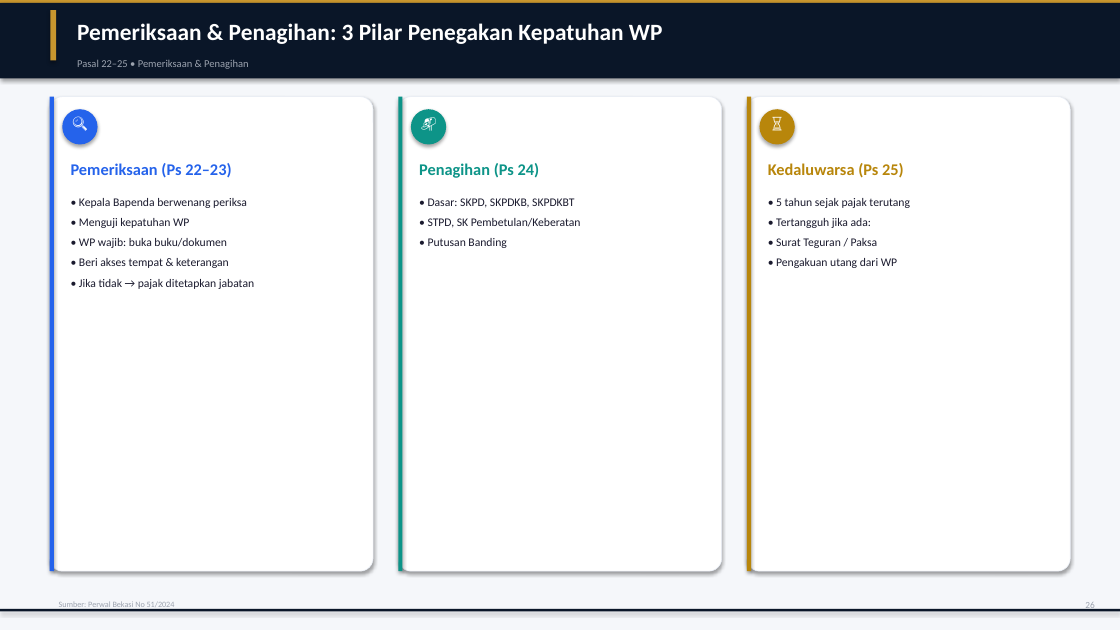
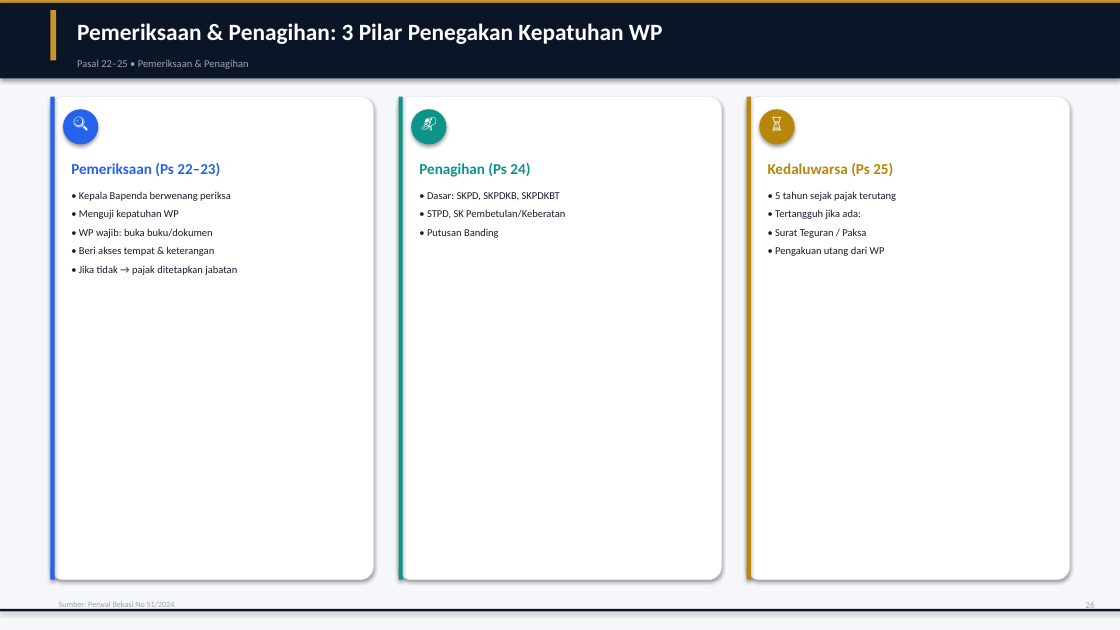
Before and after one commit to rahadiana/coba_ppt, a slide deck: slide 27 of Perwal_Bekasi_51_2024_Pajak_Reklame.pptx. Drawn at 1120x630 pixels with LibreOffice and Linux fonts; fonts in the diff are those of the drawing. Boxes give left, top, right and bottom in pixels: in the first picture for what was removed or moved away, otherwise in the second. Text is boxed around its words. In the diff, an @@ line names an element or a change of style, - is before the commit and + after.

```diff
--- a/Perwal_Bekasi_51_2024_Pajak_Reklame.pptx
+++ b/Perwal_Bekasi_51_2024_Pajak_Reklame.pptx
@@ rounded rectangle resized from (x1=50, y1=97, x2=373, y2=571) to (x1=50, y1=97, x2=373, y2=580) @@
@@ rectangle resized from (x1=50, y1=97, x2=54, y2=571) to (x1=50, y1=97, x2=55, y2=580) @@
@@ rounded rectangle resized from (x1=398, y1=97, x2=722, y2=571) to (x1=398, y1=97, x2=721, y2=580) @@
@@ rectangle resized from (x1=398, y1=97, x2=402, y2=571) to (x1=398, y1=97, x2=402, y2=580) @@
@@ rounded rectangle resized from (x1=747, y1=97, x2=1070, y2=571) to (x1=747, y1=97, x2=1070, y2=580) @@
@@ rectangle resized from (x1=747, y1=97, x2=751, y2=571) to (x1=747, y1=97, x2=751, y2=580) @@
@@ size 14 to 13 pt in 3 elements at (x1=71, y1=163, x2=220, y2=176), (x1=419, y1=163, x2=530, y2=177), (x1=768, y1=163, x2=893, y2=176) @@
@@ size 10 to 9 pt in 12 elements at (x1=79, y1=191, x2=231, y2=201), (x1=427, y1=192, x2=560, y2=200), (x1=775, y1=191, x2=896, y2=201), (x1=79, y1=209, x2=179, y2=219), (x1=427, y1=209, x2=565, y2=218), (x1=775, y1=209, x2=860, y2=219), (x1=427, y1=228, x2=499, y2=238), (x1=79, y1=228, x2=213, y2=238), (x1=775, y1=228, x2=866, y2=238), (x1=79, y1=246, x2=215, y2=256), (x1=775, y1=246, x2=885, y2=256), (x1=79, y1=265, x2=237, y2=275) @@
@@ 9 texts moved together from (x1=79, y1=218, x2=897, y2=289) to (x1=79, y1=209, x2=885, y2=275) @@
```
Also in this commit, not shown: 14 other slides changed, 1 other file.
